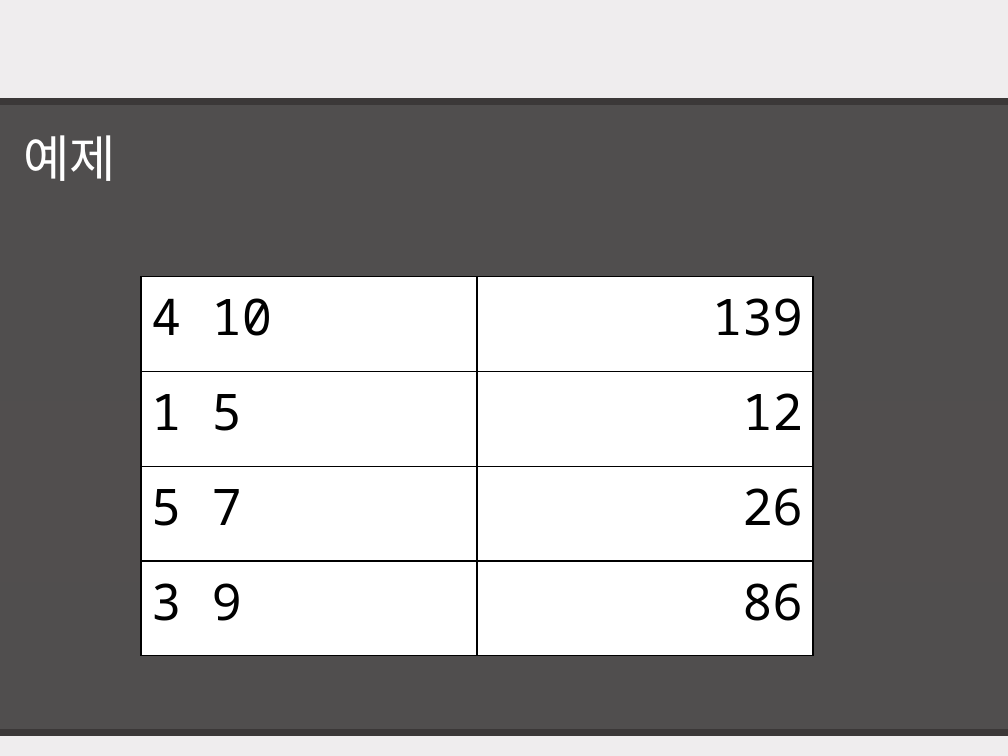
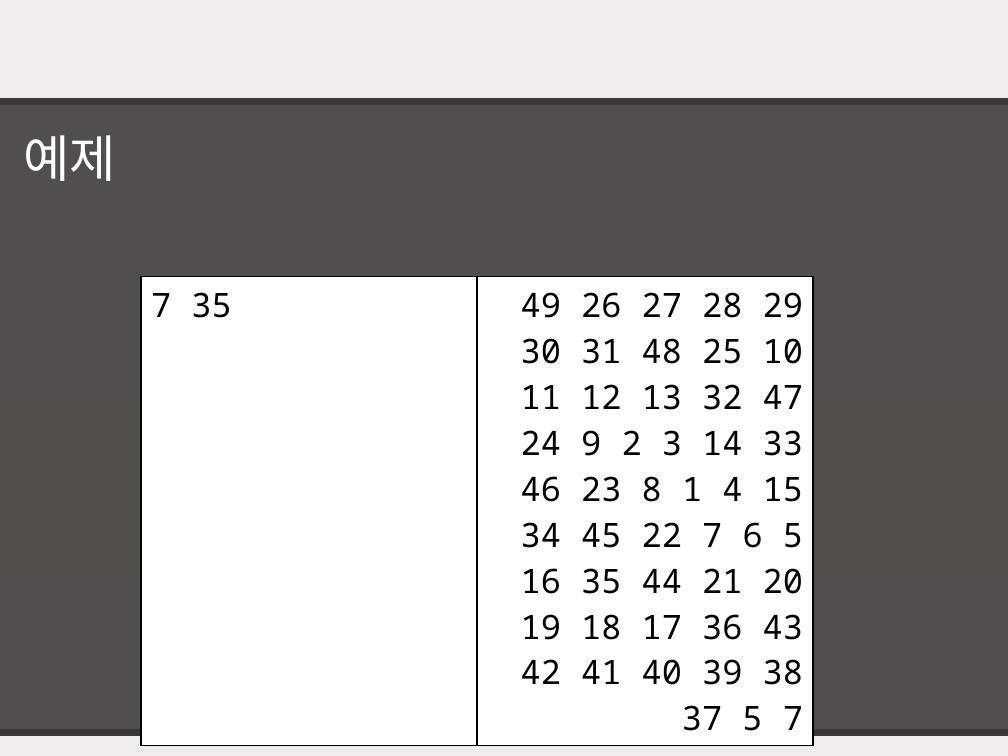
Before and after one commit to pknu-wap/Java-Seminar, a slide deck: slide 9 of 5th week 2.pptx (slide 8 before the commit). Drawn at 1008x756 pixels with LibreOffice and Linux fonts; fonts in the diff are those of the drawing; background and template pictures are left out. Boxes give left, top, right and bottom in pixels: in the first picture for what was removed or moved away, otherwise in the second. Text is boxed around its words. In the diff, an @@ line names an element or a change of style, - is before the commit and + after.

```diff
--- a/5th week 2.pptx
+++ b/5th week 2.pptx
@@ table at [141, 277, 812, 735] @@
-row 1: 4 10 | 139
-row 2: 1 5 | 12
-row 3: 5 7 | 26
-row 4: 3 9 | 86
+row 1: 7 35 | 49 26 27 28 29 30 31 48 25 10 11 12 13 32 47 24 9 2 3 14 33 46 23 8 1 4 15 34 45 22 7 6 5 16 35 44 21 20 19 18 17 36 43 42 41 40 39 38 37 5 7
```
Also in this commit, not shown: 2 other slides changed, 5 slides added, 4 slides removed.
